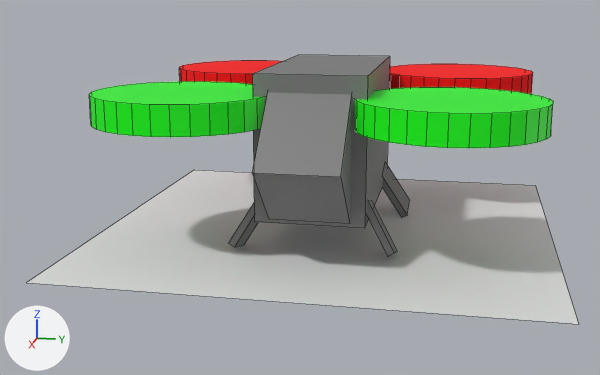
The Blender file ws/src/navsim_pkg/models/UAM/aerotaxi/design/aguila.blend, before and after one commit.
Both versions are drawn from a 50 mm camera at (12.31, 1.98, 3.44) aimed at (0.22, -0.44, 0.42). The axes (+X, +Y, +Z) are drawn at lower left. The lights are the same throughout. Mesh edges are drawn as thin lines.

The first picture shows 'Plano', 'brazo_NE', 'brazo_NW', 'brazo_SW', 'cabina', 'cockpit', 'rotor_NE', 'rotor_NW', 'rotor_SE', 'rotor_SW'.
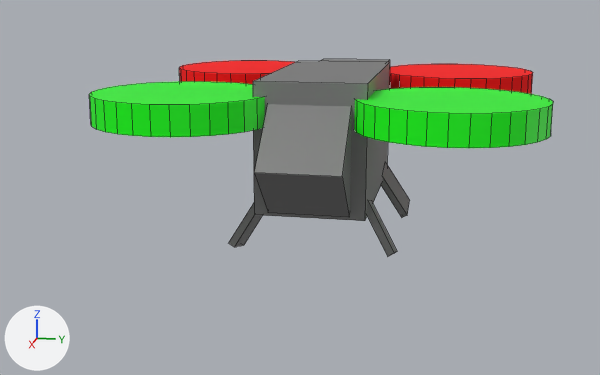
Commit message: aerotaxi blender

Boxes (x1, y1, x2, y2) around the edits, measured in the pictures (600 x 375 px):
```json
{"object": "Plano", "change": "hidden", "before": [27, 170, 579, 324]}
{"object": "cockpit", "change": "turned, rescaled", "before": [252, 92, 352, 223], "after": [254, 104, 352, 217]}
{"object": "cabina", "change": "rescaled", "before": [252, 55, 390, 228], "after": [253, 61, 390, 221], "on screen": "7% shorter"}
```

Edits to the scene script, one JSON object a line:
```json
{"op": "set", "path": "ob_cabina.scale", "old": "(1.0, 1.0, 1.0)", "new": "(1.0, 1.0, 0.9)"}
{"op": "set", "path": "ob_plano.scale", "old": "(3.31, 3.31, 3.31)", "new": "(4.0, 4.0, 3.31)"}
{"op": "add", "block": "ob_plano", "code": "ob_plano.hide_set(True)"}
{"op": "set", "path": "ob_cockpit.rotation_euler", "old": "(0.0, 0.803, 0.0)", "new": "(0.0, 0.785, 0.0)", "note": "degrees (0, 46, 0) -> degrees (0, 45, 0)"}
{"op": "set", "path": "ob_cockpit.scale", "old": "(1.0, 1.1, 1.0)", "new": "(0.933, 1.1, 0.833)"}
```
